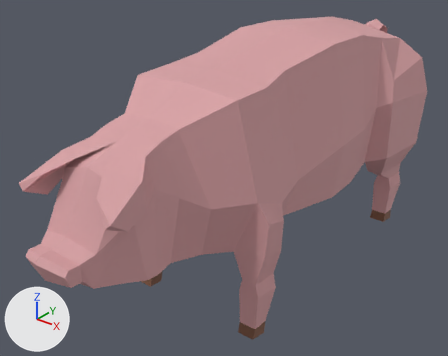
The glTF model public/assets/models/livestock/quaternius-pig.glb as it was, and as the next commit left it.
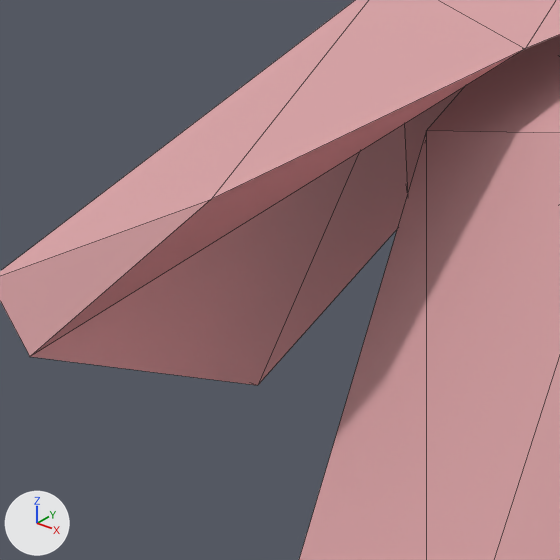
Each version is shown whole from a camera (50 mm lens) standing at (6.13, -8.95, 7.01) and looking at (-0.38, -0.81, 1.97), then close up on the part from 4% to 18% of the width and 43% to 60% of the height. Arrows for +X, +Y and +Z are at lower left; the lights stay in place. The first two pictures are the older version. The close-ups show mesh edges as thin lines. Vertices at exactly the same position are counted once.

The first close-up shows 'Pig'.
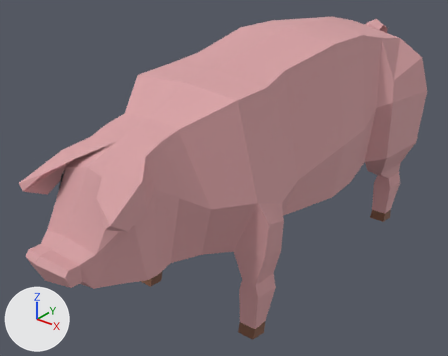
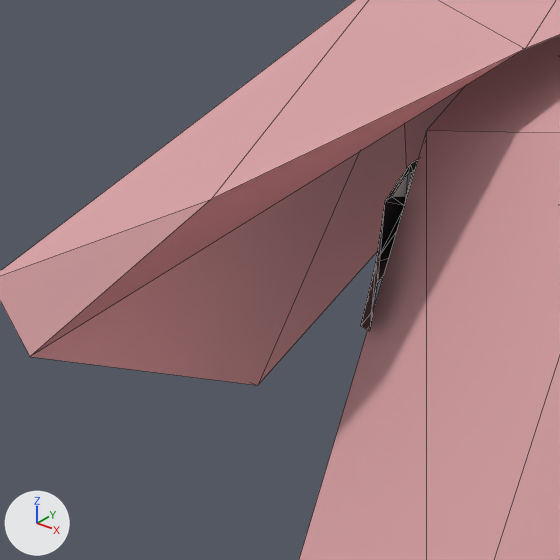
Diff of the bpy script that builds the scene:
```diff
--- a/public/assets/models/livestock/quaternius-pig.glb.py
+++ b/public/assets/models/livestock/quaternius-pig.glb.py
@@ mat_eye_white @@
+mat_eye_white = bpy.data.materials.new('Eye_White')
+# nodes: BsdfPrincipled, Mix, OutputMaterial, VertexColor
+# colours: white #e7e7e7, mixed with the vertex colours
@@ mat_eye_black @@
+mat_eye_black = bpy.data.materials.new('Eye_Black')
+# nodes: BsdfPrincipled, Mix, OutputMaterial, VertexColor
+# colours: black #141414, mixed with the vertex colours
@@ me_cylinder @@
 # used by ob_pig; location = (0.0, 0.0, 0.0)
-me_cylinder.from_pydata(...)  # 283 vertices, 562 faces; spans x -1.66..1.66, y -5.2..4.59, z 0.0..4.59
+me_cylinder.from_pydata(...)  # 319 vertices, 610 faces; spans x -1.66..1.66, y -5.2..4.59, z 0.0..4.59
+# me_cylinder part 1: a new loose piece of 18 vertices spanning x -0.63..-0.48, y -4.34..-4.08, z 3.08..3.31
+# other edits to the shape of me_cylinder do not show in these pictures
 me_cylinder.materials.append(mat_material_003)
 me_cylinder.materials.append(mat_material)
+me_cylinder.materials.append(mat_eye_black)
+me_cylinder.materials.append(mat_eye_white)
```

Location of each change, (x1, y1, x2, y2) in pixels of the close-ups (560 x 560 px):
part 1 of me_cylinder, added
    after: (361, 159, 418, 331)
